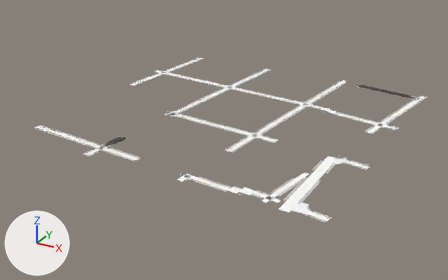
A saved change to the glTF model game/assets/city/roads/roads_-3_-2.gltf.
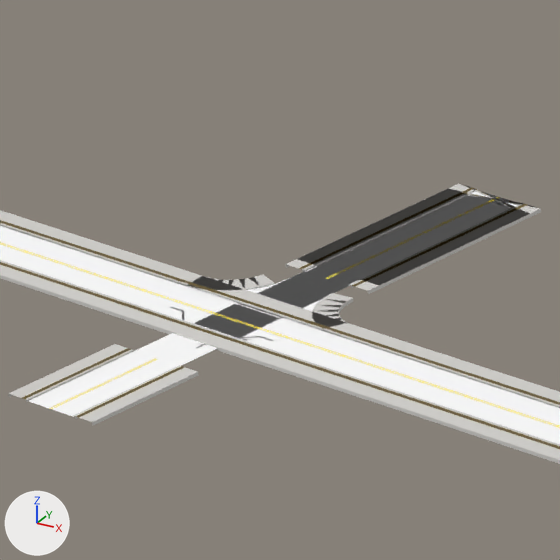
The first picture shows the older version from a 50 mm lens placed at (-827.0, -104.0, 382.0), pointed at (-1290.0, 738.0, -39.0). The close-ups show the older and then the newer version on the part from 18% to 29% of the width and 43% to 60% of the height of that picture. Only the edits that show in the close-ups are written down. The axes (+X, +Y, +Z) are drawn at lower left. The lights are the same throughout. Objects named as collision shapes, trigger or cutter boxes, shadow casters or lower levels of detail are left out. Vertices at exactly the same position are counted once.

Names of what the first close-up shows: 'roads_-3_-2_Road_Tactile_Strip', 'roads_-3_-2_SH_kerb', 'roads_-3_-2_SH_road_marking_white', 'roads_-3_-2_SH_road_marking_yellow', 'roads_-3_-2_SH_sidewalk', 'roads_-3_-2_SH_wet_asphalt'.
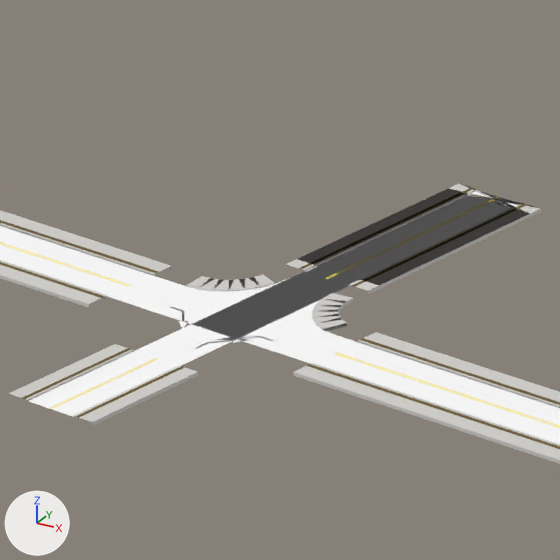
Where the change shows, as pixel boxes [x1, y1, x2, y2] in the close-ups (560 x 560 px):
part 1 of me_roads__3__2_road_tactile_strip, deleted: before [103, 272, 363, 366]
part 2 of me_roads__3__2_sh_kerb, deleted: before [107, 284, 325, 364]
part 3 of me_roads__3__2_sh_road_marking_yellow, deleted: before [129, 286, 336, 354]
part 4 of me_roads__3__2_sh_sidewalk, deleted: before [89, 276, 375, 376]

What the commit changed:
me_roads__3__2_road_tactile_strip is used by ob_roads__3__2_road_tactile_strip; location (0.0, 0.0, 0.0).
me_roads__3__2_road_tactile_strip had 1672 vertices, 1560 faces and spanned x -1540.0..-1019.0, y 508.0..1028.0, z 0.0.
me_roads__3__2_road_tactile_strip now has 1636 vertices, 1516 faces and spans x -1540.0..-1019.0, y 508.0..1028.0, z 0.0.
me_roads__3__2_road_tactile_strip part 1: 20 vertices removed from x -1406.0..-1381.0, y 541.0..553.0, z 0.0.
Other edits to the shape of me_roads__3__2_road_tactile_strip do not show in these pictures.
me_roads__3__2_sh_kerb is used by ob_roads__3__2_sh_kerb; location (0.0, 0.0, 0.0).
me_roads__3__2_sh_kerb had 3744 vertices, 4680 faces and spanned x -1540.0..-1020.0, y 509.0..1028.0, z 0.0.
me_roads__3__2_sh_kerb now has 3690 vertices, 4592 faces and spans x -1540.0..-1020.0, y 509.0..1028.0, z 0.0.
me_roads__3__2_sh_kerb part 2: 30 vertices removed from x -1406.0..-1381.0, y 542.0..553.0, z 0.0.
Other edits to the shape of me_roads__3__2_sh_kerb do not show in these pictures.
me_roads__3__2_sh_road_marking_yellow is used by ob_roads__3__2_sh_road_marking_yellow; location (0.0, 0.0, 0.0).
me_roads__3__2_sh_road_marking_yellow had 1672 vertices, 1560 faces and spanned x -1539.0..-1024.0, y 513.0..1027.0, z 0.0.
me_roads__3__2_sh_road_marking_yellow now has 1636 vertices, 1516 faces and spans x -1539.0..-1024.0, y 513.0..1027.0, z 0.0.
me_roads__3__2_sh_road_marking_yellow part 3: 20 vertices removed from x -1405.0..-1381.0, y 546.0..549.0, z 0.0.
Other edits to the shape of me_roads__3__2_sh_road_marking_yellow do not show in these pictures.
me_roads__3__2_sh_sidewalk is used by ob_roads__3__2_sh_sidewalk; location (0.0, 0.0, 0.0).
me_roads__3__2_sh_sidewalk had 4068 vertices, 4680 faces and spanned x -1540.0..-1017.0, y 506.0..1028.0, z 0.0.
me_roads__3__2_sh_sidewalk now has 4014 vertices, 4592 faces and spans x -1540.0..-1017.0, y 506.0..1028.0, z 0.0.
me_roads__3__2_sh_sidewalk part 4: 30 vertices removed from x -1406.0..-1381.0, y 539.0..556.0, z 0.0.
Other edits to the shape of me_roads__3__2_sh_sidewalk do not show in these pictures.
